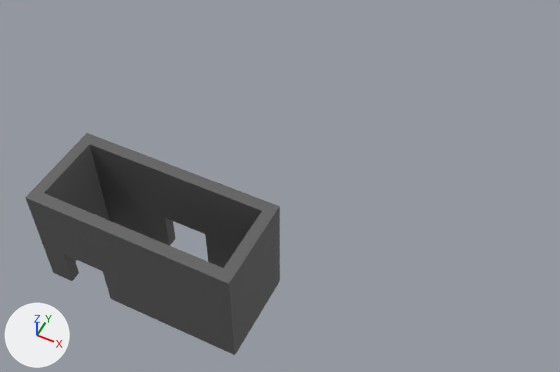
The FBX model Game1402_UTP/Assets/DungeonMeshes/D4.fbx: old version first, new version second.
Before and after are seen from a camera (50 mm lens) standing at (27.6, 3.8, 27.7) and looking at (17.4, 24.2, 2.2). Lighting does not change. The marker at lower left points along +X, +Y and +Z.

Objects in the first picture: 'D4_Wall1', 'D4_Wall2'.
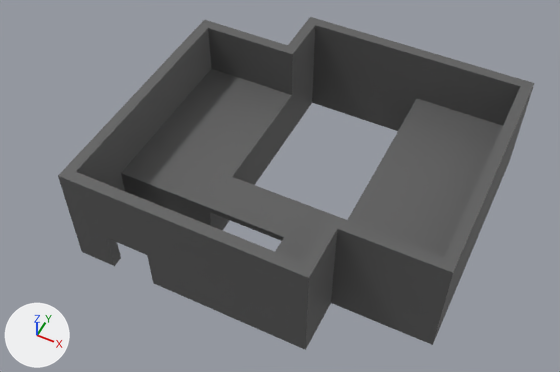
Pixel boxes [x1, y1, x2, y2] of what changed, in the pictures (560 x 372 px):
'D4_Wall4', added
    after: [58, 17, 534, 345]
'D4_Block1', added
    after: [121, 69, 503, 257]
'D4_Wall1', reshaped, moved, turned, rescaled
    before: [36, 193, 224, 350]
    after: [68, 172, 302, 345]
'D4_Wall2', reshaped, moved, turned, rescaled
    before: [25, 133, 280, 355]
    after: [294, 215, 343, 350]
'D4_Wall3', added
    after: [331, 220, 444, 340]
'D4_Floor1', added
    after: [209, 177, 347, 262]

The change, as a list of edits to the scene's bpy script:
```text
Change me_plane_025:
    used by ob_d4_wall2; location = (14.57, 19.64, 2.07); rotation_euler = (1.571, 0.0, 0.0), in degrees (90, 0, 0); scale = (0.01, 0.01, 0.01)
    remove me_plane_025.from_pydata(...)  # 28 vertices, 16 faces; spans x -457.0..443.0, y -207.0..293.0, z -136.0..264.0
    add me_plane_025.from_pydata(...)  # 8 vertices, 5 faces; spans x 0.0, y -2.0..2.0, z -2.0..2.0
    me_plane_025 part 2: the whole mesh is rebuilt
Change me_plane_026:
    used by ob_d4_wall1; location = (13.25, 17.25, 1.75); rotation_euler = (1.571, 0.0, 0.0), in degrees (90, 0, 0); scale = (0.01, 0.01, 0.01)
    remove me_plane_026.from_pydata(...)  # 16 vertices, 6 faces; spans x -275.0..525.0, y -175.0..325.0, z -25.0..25.0
    add me_plane_026.from_pydata(...)  # 16 vertices, 6 faces; spans x -3.0..7.0, y 0.0, z -1.0..4.0
    me_plane_026 part 1: the whole mesh is rebuilt
Add me_plane_036:
    me_plane_036.from_pydata([(-2.0, -0.25, -2.5), (2.0, -0.25, -2.5), (-2.0, 0.25, -2.5), (2.0, 0.25, -2.5), (-2.0, 0.25, 2.5), (-2.0, -0.25, 2.5), (2.0, -0.25, 2.5), (2.0, 0.25, 2.5)], [], [(5, 6, 7, 4), (0, 1, 6, 5), (3, 2, 4, 7)])
    me_plane_036.materials.append(mat_m_color)  # dark grey #5f5f5f
Add me_plane_034:
    me_plane_034.from_pydata(...)  # 24 vertices, 13 faces; spans x -7.2..8.3, y -10.0..4.0, z -2.1..2.9
    me_plane_034.materials.append(mat_m_color)  # dark grey #5f5f5f
Add me_plane_007:
    me_plane_007.from_pydata(...)  # 17 vertices, 5 faces; spans x -7.95..6.55, y -4.11..6.39, z -1.25..1.25
    me_plane_007.materials.append(mat_m_color)  # dark grey #5f5f5f
Add me_plane_039:
    me_plane_039.from_pydata(...)  # 17 vertices, 14 faces; spans x -7.42..2.58, y -3.09..7.41, z -0.14..0.16
    me_plane_039.materials.append(mat_m_color)  # dark grey #5f5f5f
Change ob_d4_wall2:
    ob_d4_wall2.rotation_euler: (1.571, 0.0, 0.0) -> (0.0, 0.0, 0.0)  # degrees (90, 0, 0) -> degrees (0, 0, 0)
    ob_d4_wall2.scale: (0.01, 0.01, 0.01) -> (1.0, 1.0, 1.0)
    ob_d4_wall2.location: (14.57, 19.64, 2.07) -> (21.17, 19.99, 2.5)
Change ob_d4_wall1:
    ob_d4_wall1.rotation_euler: (1.571, 0.0, 0.0) -> (0.0, 0.0, 0.0)  # degrees (90, 0, 0) -> degrees (0, 0, 0)
    ob_d4_wall1.scale: (0.01, 0.01, 0.01) -> (1.0, 1.0, 1.0)
    ob_d4_wall1.location: (13.25, 17.25, 1.75) -> (14.27, 18.74, 1.4)
Add ob_d4_wall3:
    ob_d4_wall3 = bpy.data.objects.new('D4_Wall3', me_plane_036)
    ob_d4_wall3.location = (23.42, 21.24, 2.5)
Add ob_d4_wall4:
    ob_d4_wall4 = bpy.data.objects.new('D4_Wall4', me_plane_034)
    ob_d4_wall4.location = (17.61, 28.49, 2.12)
Add ob_d4_block1:
    ob_d4_block1 = bpy.data.objects.new('D4_Block1', me_plane_007)
    ob_d4_block1.location = (18.88, 25.6, 1.25)
Add ob_d4_floor1:
    ob_d4_floor1 = bpy.data.objects.new('D4_Floor1', me_plane_039)
    ob_d4_floor1.location = (18.35, 22.07, 2.34)
```
